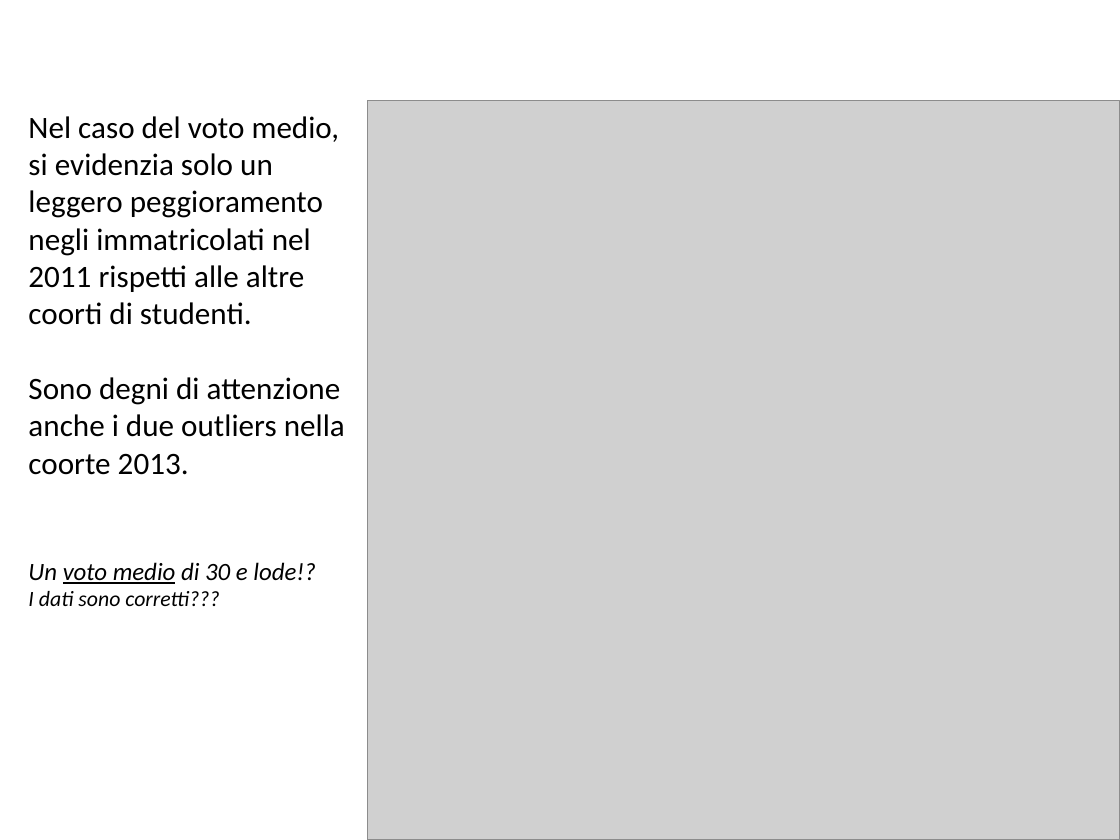
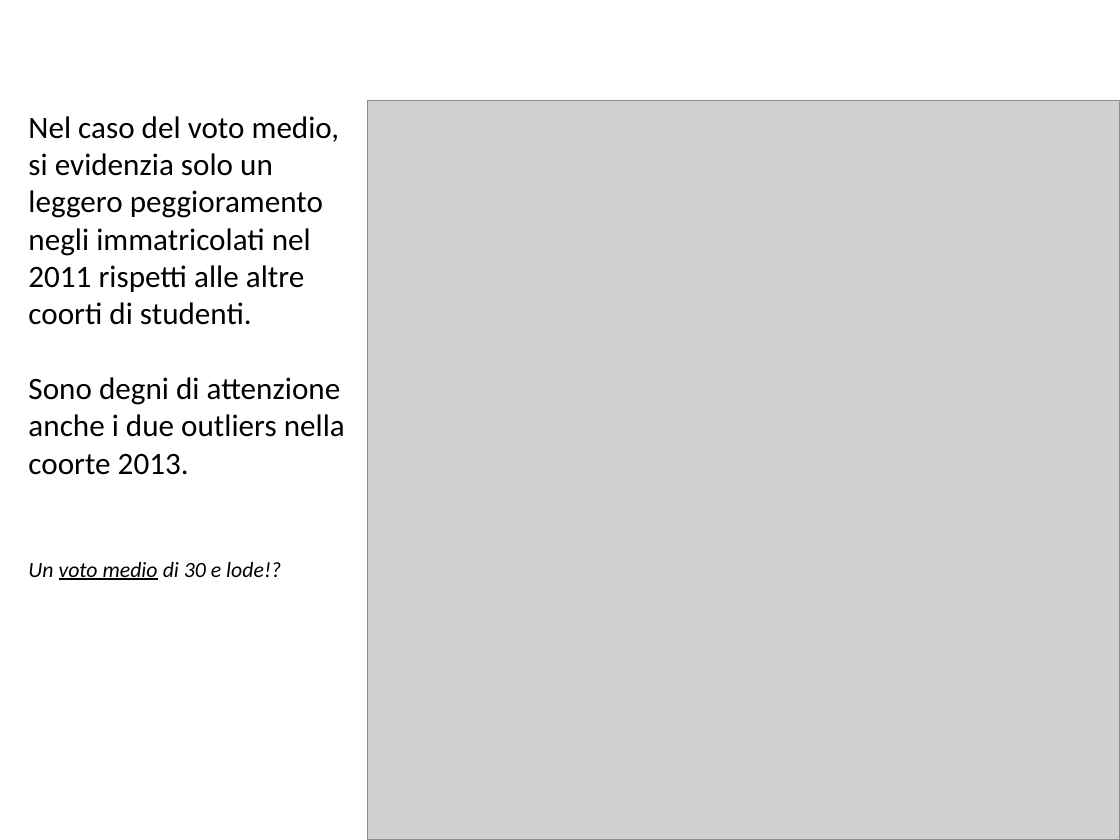
Before and after one commit to BlacknDecker/unifi, a slide deck: slide 13 of relazione.pptx. Drawn at 1120x840 pixels with LibreOffice and Linux fonts; fonts in the diff are those of the drawing; grey boxes stand for pictures; background and template pictures are left out. Boxes give left, top, right and bottom in pixels: in the first picture for what was removed or moved away, otherwise in the second. Text is boxed around its words. In the diff, an @@ line names an element or a change of style, - is before the commit and + after.

```diff
--- a/relazione.pptx
+++ b/relazione.pptx
@@ text at [28,562,281,580]: size 16 to 14 pt in "Un voto medio di 30 e lode!?" @@
@@ text at [28,591,219,606]: paragraph removed @@
-I dati sono corretti???
```
Also in this commit, not shown: 3 other slides changed, 6 slides added.
